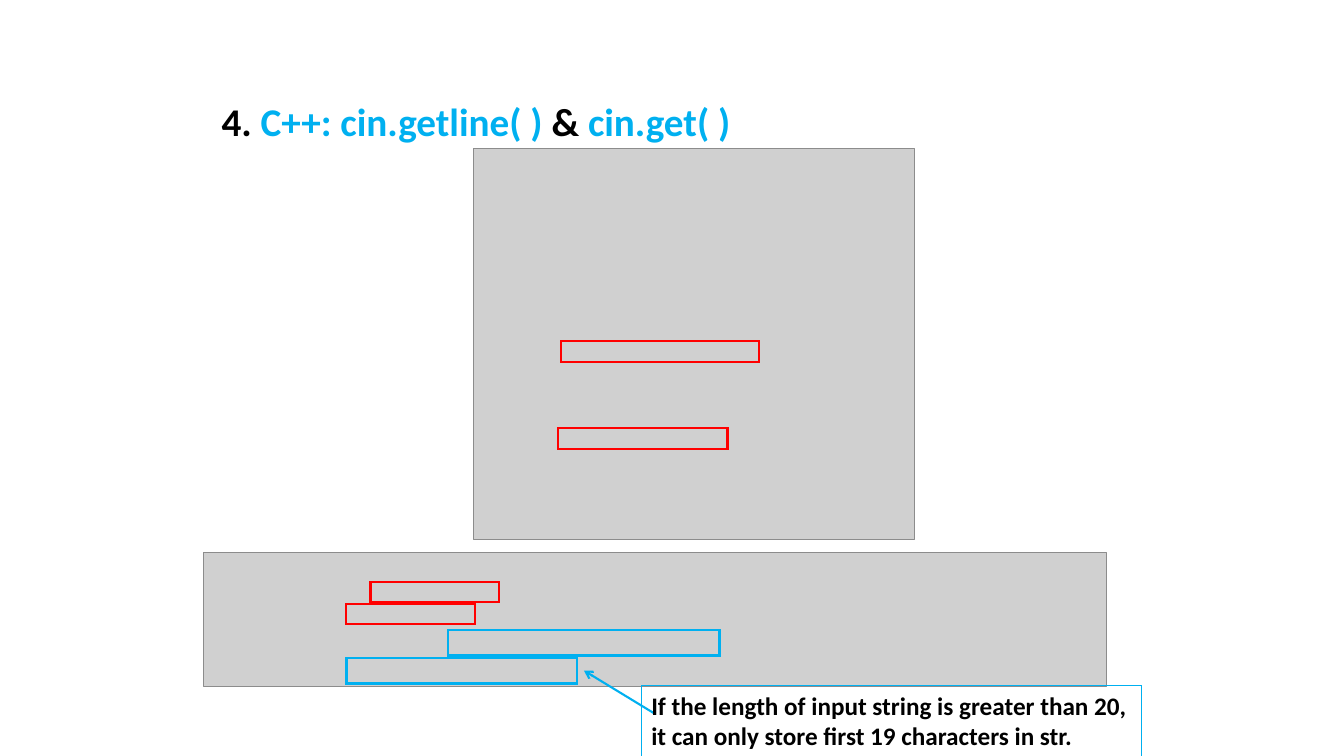
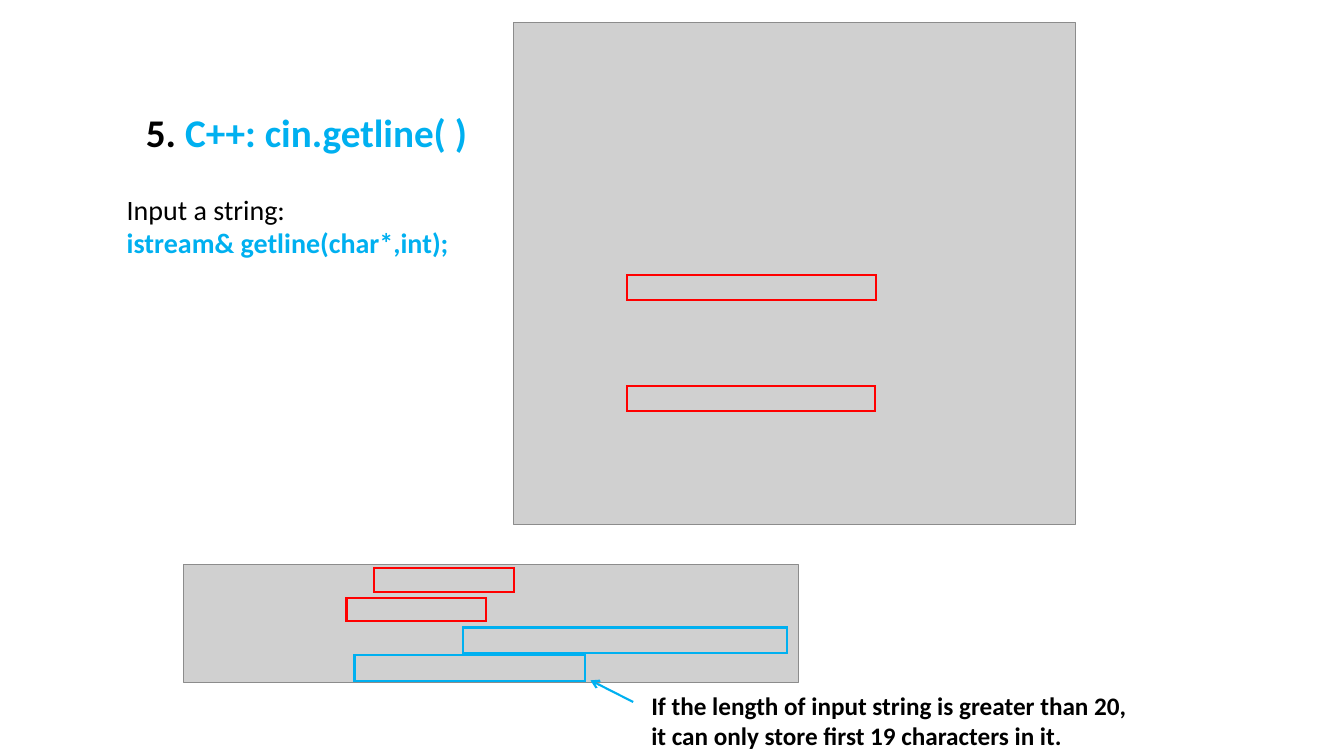
Before and after one commit to ShiqiYu/CPP, a slide deck: slide 21 of week04/Lab04.pptx (slide 19 before the commit). Drawn at 1344x756 pixels with LibreOffice and Linux fonts; fonts in the diff are those of the drawing; grey boxes stand for pictures; background and template pictures are left out. Boxes give left, top, right and bottom in pixels: in the first picture for what was removed or moved away, otherwise in the second. Text is boxed around its words. In the diff, an @@ line names an element or a change of style, - is before the commit and + after.

```diff
--- a/week04/Lab04.pptx
+++ b/week04/Lab04.pptx
@@ picture added at box(514, 23, 1076, 525) @@
@@ text at box(146, 118, 446, 154): text changed @@
-4. C++: cin.getline( ) & cin.get( )
+5. C++: cin.getline( )
@@ picture removed at box(474, 148, 914, 539) @@
@@ text added at box(127, 200, 449, 258), 20 pt, text #00B0F0, bold @@
+Input a string:
+istream& getline(char*,int);
@@ rectangle added at box(627, 275, 876, 299), outline #FF0000 1.5 pt @@
@@ rectangle: place and size @@
-rectangle at box(561, 341, 759, 362)
+rectangle at box(627, 386, 876, 410)
@@ rectangle removed at box(558, 427, 727, 449) @@
@@ picture: place and size @@
-picture at box(204, 553, 1106, 687)
+picture at box(184, 565, 798, 683)
@@ rectangle: place and size @@
-rectangle at box(371, 582, 500, 602)
+rectangle at box(374, 569, 514, 593)
@@ rectangle: place and size @@
-rectangle at box(347, 604, 476, 624)
+rectangle at box(347, 598, 487, 622)
@@ rectangle: place and size @@
-rectangle at box(449, 630, 720, 656)
+rectangle at box(463, 628, 787, 654)
@@ rectangle: place and size @@
-rectangle at box(347, 657, 577, 684)
+rectangle at box(355, 655, 585, 682)
@@ arrow moved from (655, 714) - (584, 670) to (633, 702) - (591, 681) @@
@@ text "If the length of input ...": place and size @@
-text "If the length of input ..." at box(641, 686, 1141, 756)
+text "If the length of input ..." at box(651, 697, 1126, 749)
@@ text "If the length of input ..." at box(651, 697, 1126, 749): outline #00B0F0 0.75 pt to none @@
@@ text at box(651, 727, 1062, 749): text changed @@
-it can only store first 19 characters in str.
+it can only store first 19 characters in it.
```
Also in this commit, not shown: 18 other slides changed, 4 slides added, 2 slides removed, 1 other file.
